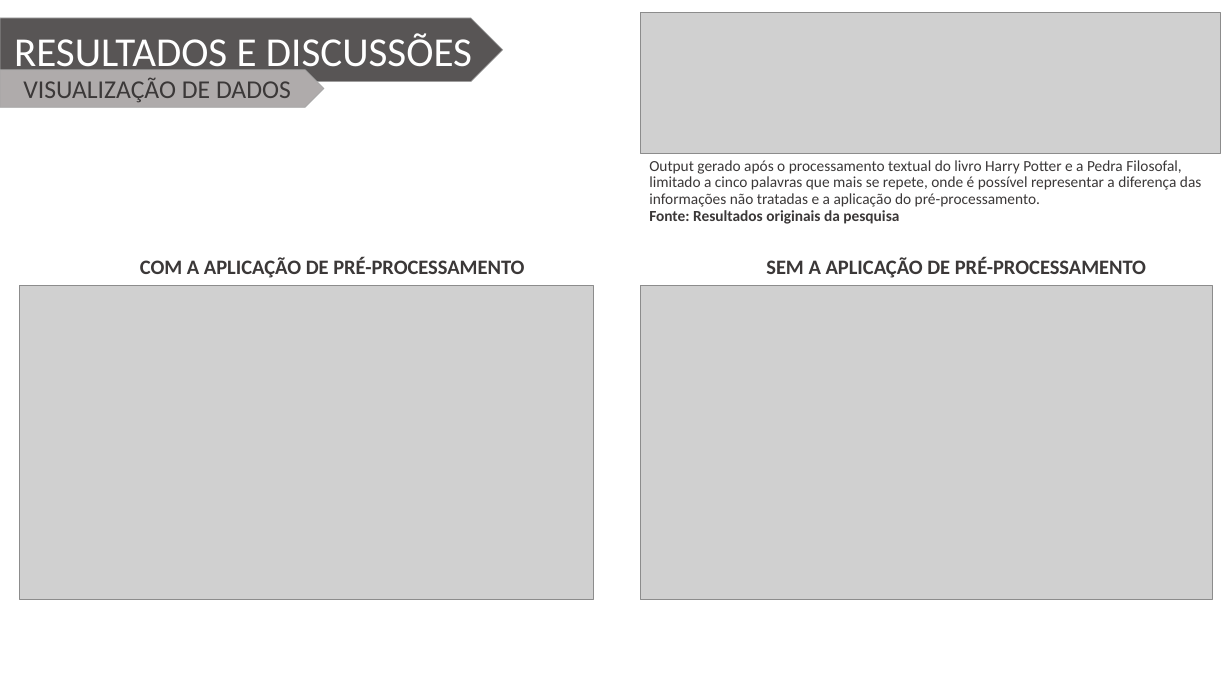
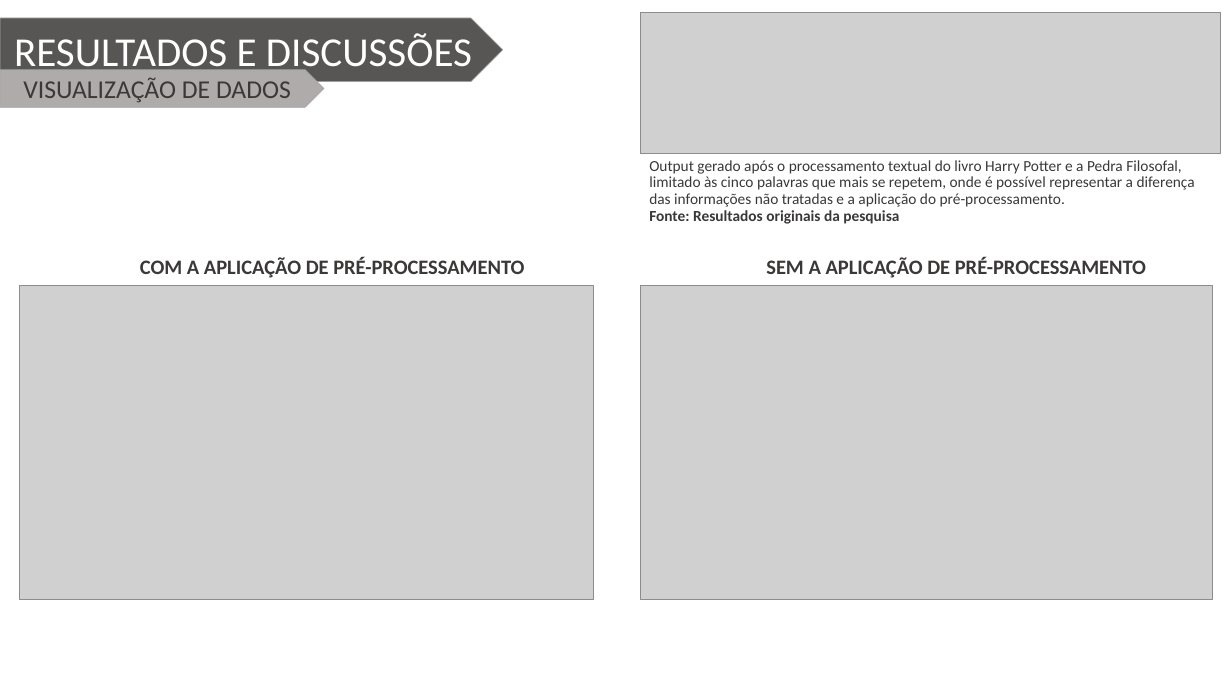
Before and after one commit to Wiryco/Natural-Language-Analysis-And-Processing, a slide deck: slide 9 of Apresentação/Apresentação TCC - Vinícius Andrade Lopes.pptx. Drawn at 1232x693 pixels with LibreOffice and Linux fonts; fonts in the diff are those of the drawing; grey boxes stand for pictures; background and template pictures are left out. Boxes give left, top, right and bottom in pixels: in the first picture for what was removed or moved away, otherwise in the second. Text is boxed around its words. In the diff, an @@ line names an element or a change of style, - is before the commit and + after.

```diff
--- a/Apresentação/Apresentação TCC - Vinícius Andrade Lopes.pptx
+++ b/Apresentação/Apresentação TCC - Vinícius Andrade Lopes.pptx
@@ text at [649,160,1195,224]: text changed @@
-Output gerado após o processamento textual do livro Harry Potter e a Pedra Filosofal, limitado a cinco palavras que mais se repete, onde é possível representar a diferença das informações não tratadas e a aplicação do pré-processamento.
-Fonte: Resultados originais da pesquisa
+Output gerado após o processamento textual do livro Harry Potter e a Pedra Filosofal, limitado às cinco palavras que mais se repetem, onde é possível representar a diferença das informações não tratadas e a aplicação do pré-processamento.
+Fonte: Resultados originais da pesquisa
```
Also in this commit, not shown: 11 other slides changed.
